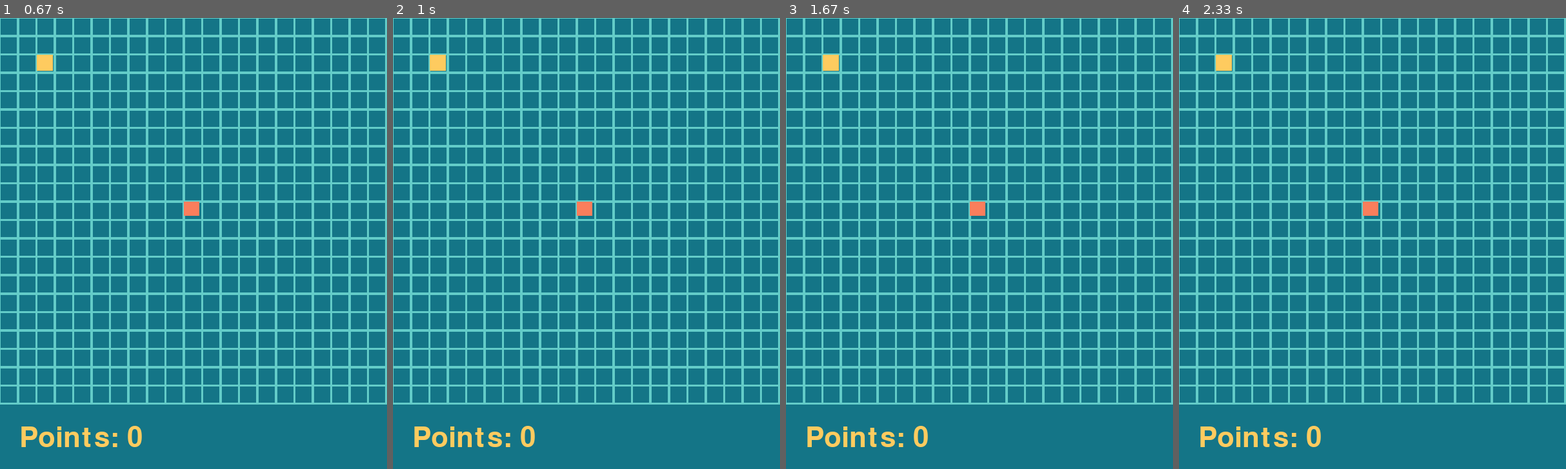
Above: before the commit, frames 1-4 (left to right).
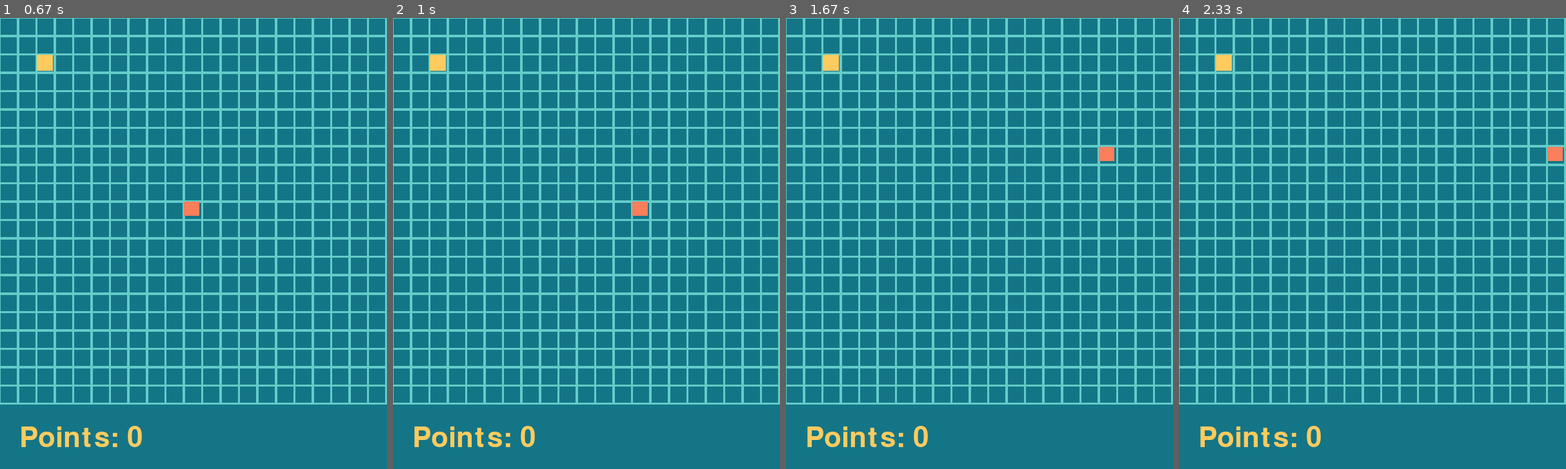
Above: after the commit, the same moments.

Repository: Tello-/Snake-in-Pygame
Game: pygame game, started from Snake_Game.py
Two runs of this game, one before a commit and one after it. Both use one fixed random seed, a clock stepped at 60 frames per second and the inputs below.
Inputs:
- Up to frame 1 (0.67 s): tap Enter at 0.33 s
- Up to frame 2 (1 s): hold Right from 0.67 s (still down)
- Up to frame 3 (1.67 s): release Right at 1.13 s; hold Up 1.17-1.47 s; hold Right from 1.5 s (still down)
- Up to frame 4 (2.33 s): release Right at 1.97 s; hold Left from 2 s (still down)

Frame 1 is identical in both runs. In frame 2, 0.3% of the frame differs, in the area x 47-66%, y 40-44%; in frame 3, 0.3%; in frame 4, 0.3%.

Commit message:
updated movement controls in play scene

Diff:
--- a/scene.py
+++ b/scene.py
@@ -142,6 +142,26 @@
                 quit() # for now for debugging purposes
                 self._shouldQuit = True
 
+        keys = pygame.key.get_pressed()
+
+        # The extra conditional logic is to combat a glitch that allows you to do a 180 via multi key processing between frames
+        if keys[pygame.K_LEFT] and not keys[pygame.K_RIGHT] and not keys[pygame.K_UP] and not keys[pygame.K_DOWN]:
+            self._LeftPressed()
+            if not self._hasBegun:
+                self._hasBegun = True
+        if keys[pygame.K_RIGHT] and not keys[pygame.K_LEFT] and not keys[pygame.K_UP] and not keys[pygame.K_DOWN]:
+            self._RightPressed()
+            if not self._hasBegun:
+                self._hasBegun = True
+        if keys[pygame.K_UP] and not keys[pygame.K_RIGHT] and not keys[pygame.K_LEFT] and not keys[pygame.K_DOWN]:
+            self._UpPressed()
+            if not self._hasBegun:
+                self._hasBegun = True
+        if keys[pygame.K_DOWN] and not keys[pygame.K_RIGHT] and not keys[pygame.K_UP] and not keys[pygame.K_LEFT]:
+            self._DownPressed()
+            if not self._hasBegun:
+                self._hasBegun = True
+
     def _update_state(self) ->bool:
         if self._isRunning:
 
